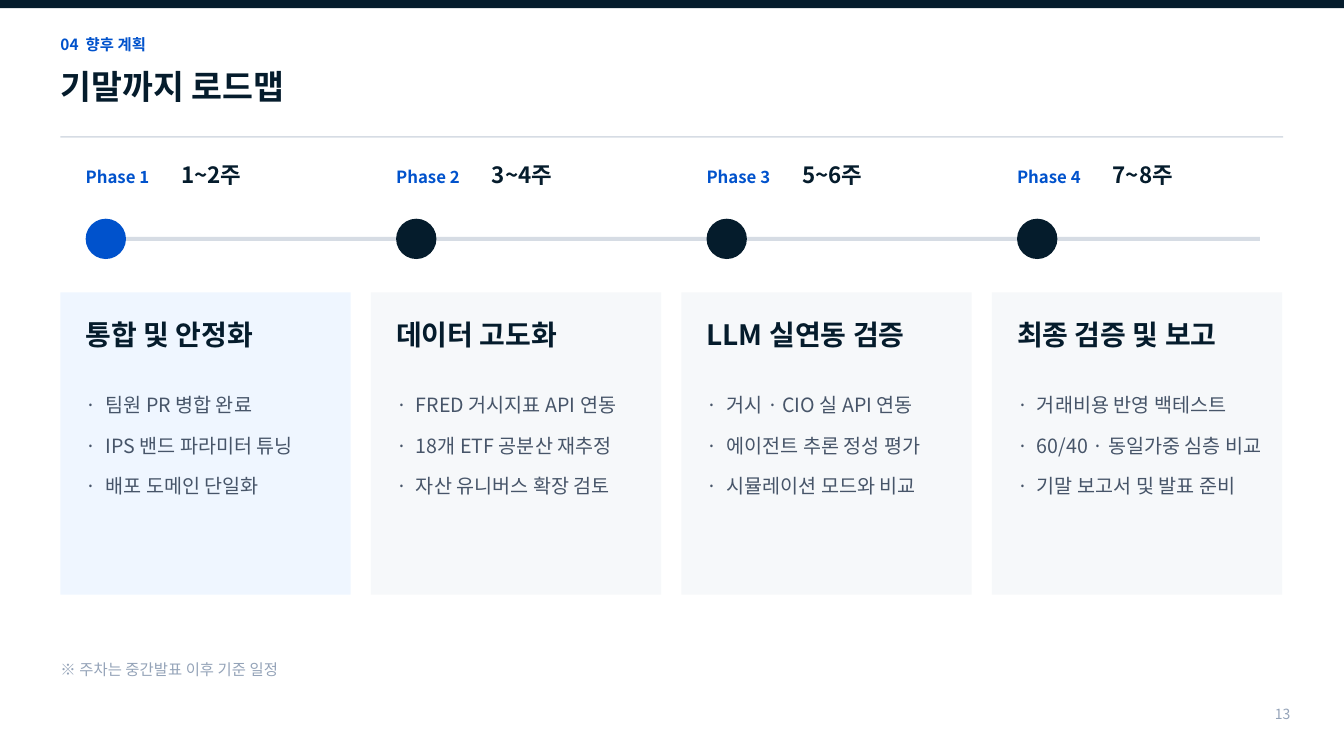
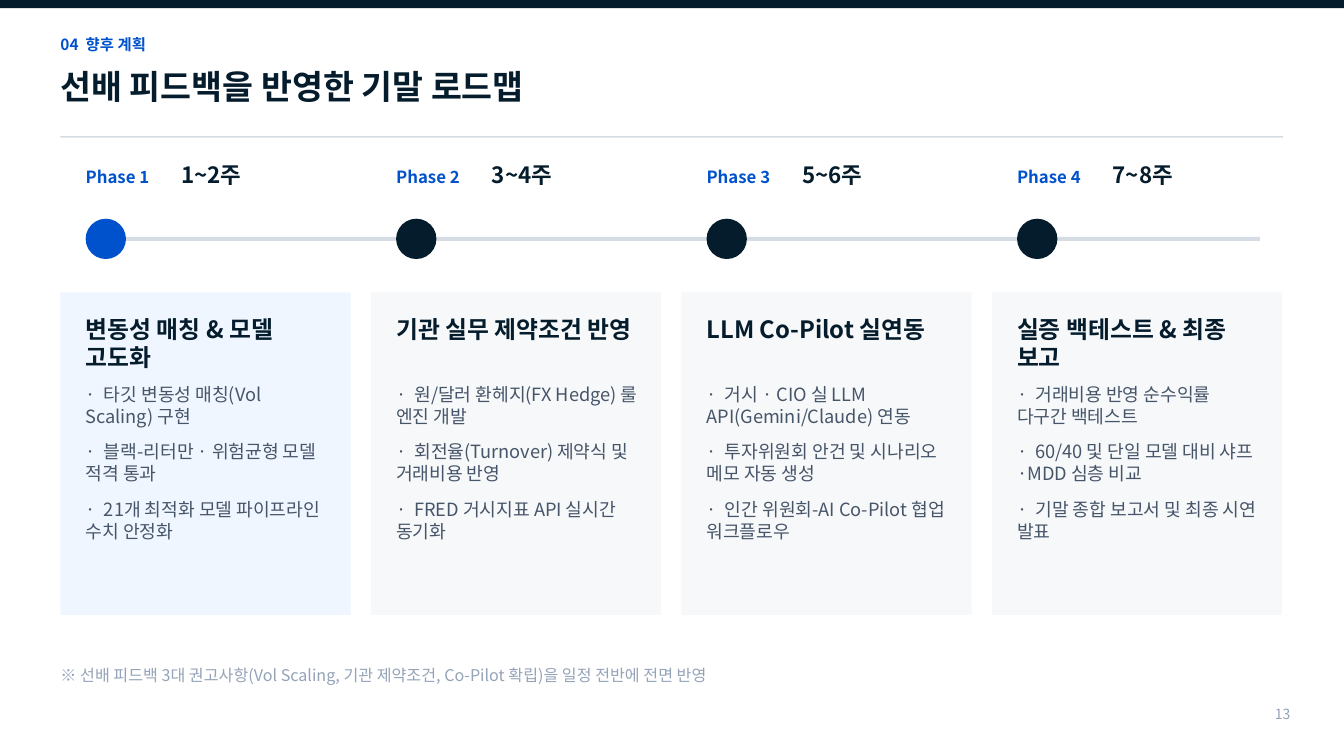
Before and after one commit to Placer-BAE/self-driving-portfolio, a slide deck: slide 13 of The_Self_Driving_Portfolio_중간발표_최종본.pptx. Drawn at 1344x756 pixels with LibreOffice and Linux fonts; fonts in the diff are those of the drawing. Boxes give left, top, right and bottom in pixels: in the first picture for what was removed or moved away, otherwise in the second. Text is boxed around its words. In the diff, an @@ line names an element or a change of style, - is before the commit and + after.

```diff
--- a/The_Self_Driving_Portfolio_중간발표_최종본.pptx
+++ b/The_Self_Driving_Portfolio_중간발표_최종본.pptx
@@ text at (x1=60, y1=71, x2=524, y2=102): text changed @@
-기말까지 로드맵
+선배 피드백을 반영한 기말 로드맵
@@ rectangle resized from (x1=60, y1=292, x2=351, y2=595) to (x1=60, y1=292, x2=351, y2=615) @@
@@ rectangle resized from (x1=371, y1=292, x2=661, y2=595) to (x1=371, y1=292, x2=661, y2=615) @@
@@ rectangle resized from (x1=682, y1=292, x2=972, y2=595) to (x1=682, y1=292, x2=972, y2=615) @@
@@ rectangle resized from (x1=992, y1=292, x2=1282, y2=595) to (x1=992, y1=292, x2=1282, y2=615) @@
@@ text at (x1=86, y1=318, x2=273, y2=368): text changed; size 20 to 17 pt @@
-통합 및 안정화
+변동성 매칭 & 모델 고도화
@@ text at (x1=396, y1=318, x2=632, y2=340): text changed; size 20 to 17 pt @@
-데이터 고도화
+기관 실무 제약조건 반영
@@ text at (x1=707, y1=318, x2=926, y2=340): text changed; size 20 to 17 pt @@
-LLM 실연동 검증
+LLM Co-Pilot 실연동
@@ text at (x1=1017, y1=318, x2=1227, y2=366): text changed; size 20 to 17 pt @@
-최종 검증 및 보고
+실증 백테스트 & 최종 보고
@@ text at (x1=86, y1=386, x2=321, y2=540): text changed; size 14 to 13 pt @@
-· 팀원 PR 병합 완료
-· IPS 밴드 파라미터 튜닝
-· 배포 도메인 단일화
+· 타깃 변동성 매칭(Vol Scaling) 구현
+· 블랙-리터만 · 위험균형 모델 적격 통과
+· 21개 최적화 모델 파이프라인 수치 안정화
@@ text at (x1=396, y1=386, x2=638, y2=540): text changed; size 14 to 13 pt @@
-· FRED 거시지표 API 연동
-· 18개 ETF 공분산 재추정
-· 자산 유니버스 확장 검토
+· 원/달러 환헤지(FX Hedge) 룰 엔진 개발
+· 회전율(Turnover) 제약식 및 거래비용 반영
+· FRED 거시지표 API 실시간 동기화
@@ text at (x1=707, y1=386, x2=944, y2=540): text changed; size 14 to 13 pt @@
-· 거시 · CIO 실 API 연동
-· 에이전트 추론 정성 평가
-· 시뮬레이션 모드와 비교
+· 거시 · CIO 실 LLM API(Gemini/Claude) 연동
+· 투자위원회 안건 및 시나리오 메모 자동 생성
+· 인간 위원회-AI Co-Pilot 협업 워크플로우
@@ text at (x1=1017, y1=386, x2=1256, y2=540): text changed; size 14 to 13 pt @@
-· 거래비용 반영 백테스트
-· 60/40 · 동일가중 심층 비교
-· 기말 보고서 및 발표 준비
+· 거래비용 반영 순수익률 다구간 백테스트
+· 60/40 및 단일 모델 대비 샤프·MDD 심층 비교
+· 기말 종합 보고서 및 최종 시연 발표
@@ text at (x1=80, y1=667, x2=707, y2=685): text changed; size 11 to 11.5 pt @@
-※ 주차는 중간발표 이후 기준 일정
+※ 선배 피드백 3대 권고사항(Vol Scaling, 기관 제약조건, Co-Pilot 확립)을 일정 전반에 전면 반영
```
Also in this commit, not shown: 13 other slides changed, 3 other files.
